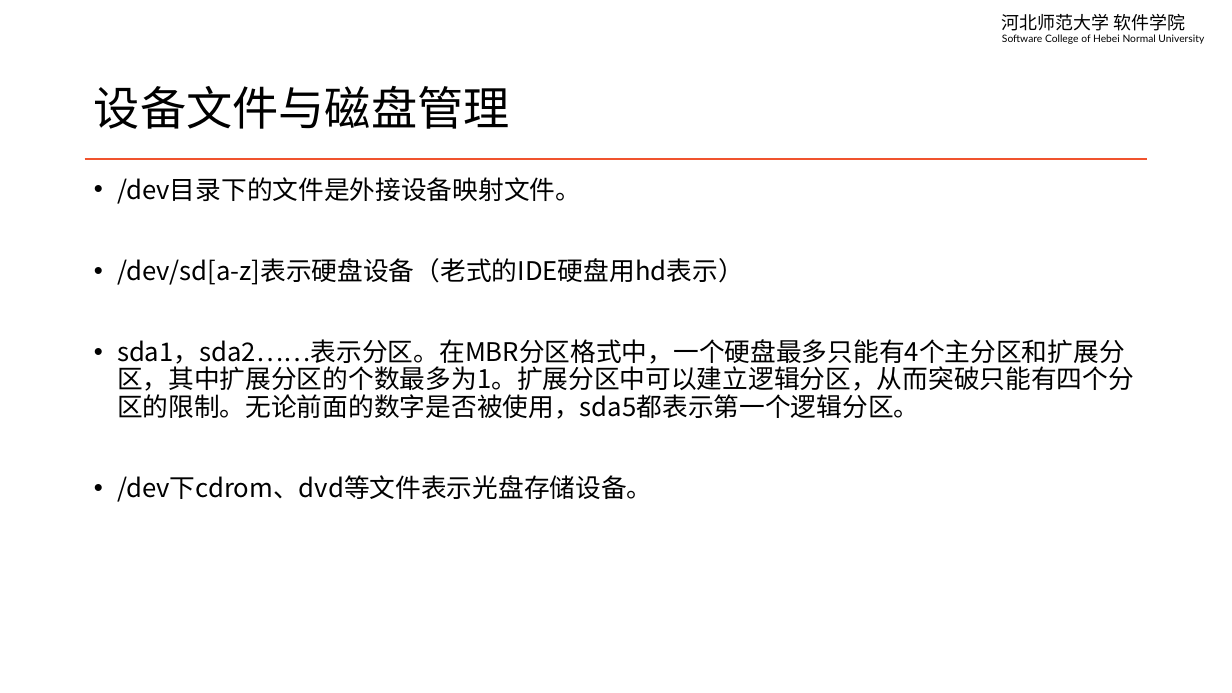
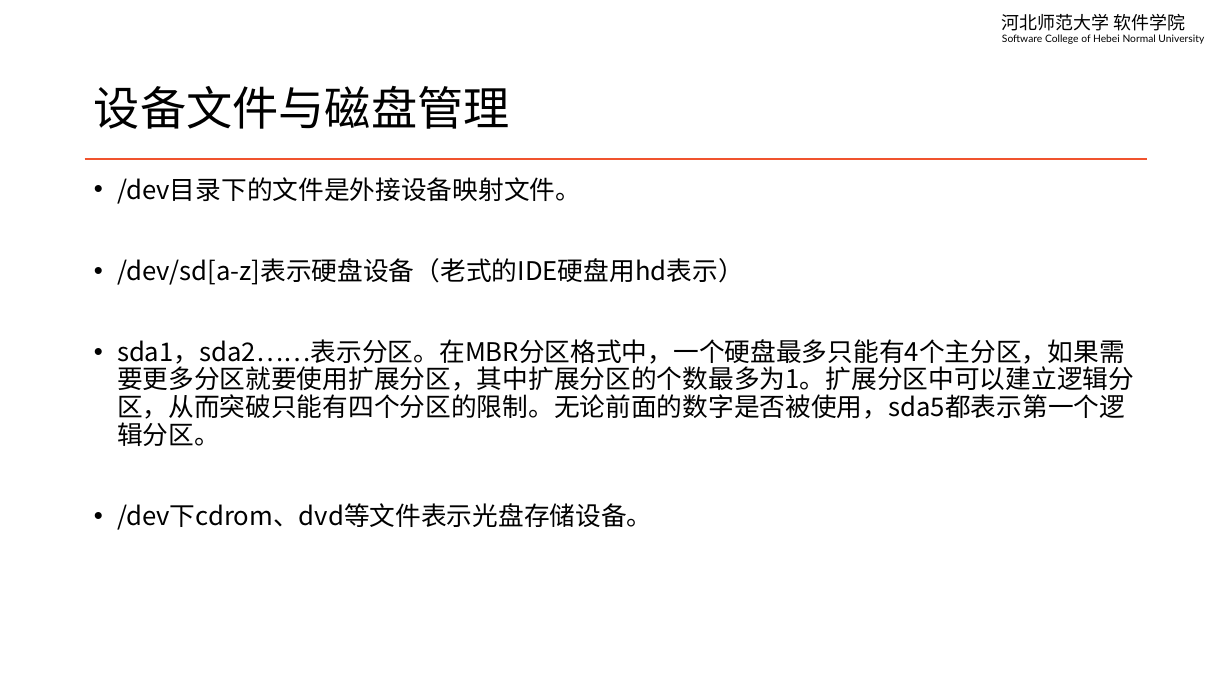
Before and after one commit to edu2act/course-linux-system, a slide deck: slide 9 of materials/slides/ch02-file-system-and-dir-architecture.pptx. Drawn at 1232x693 pixels with LibreOffice and Linux fonts; fonts in the diff are those of the drawing. Boxes give left, top, right and bottom in pixels: in the first picture for what was removed or moved away, otherwise in the second. Text is boxed around its words. In the diff, an @@ line names an element or a change of style, - is before the commit and + after.

```diff
--- a/materials/slides/ch02-file-system-and-dir-architecture.pptx
+++ b/materials/slides/ch02-file-system-and-dir-architecture.pptx
@@ text at [117, 339, 1134, 446]: text changed @@
-• sda1，sda2……表示分区。在MBR分区格式中，一个硬盘最多只能有4个主分区和扩展分区，其中扩展分区的个数最多为1。扩展分区中可以建立逻辑分区，从而突破只能有四个分区的限制。无论前面的数字是否被使用，sda5都表示第一个逻辑分区。
+• sda1，sda2……表示分区。在MBR分区格式中，一个硬盘最多只能有4个主分区，如果需要更多分区就要使用扩展分区，其中扩展分区的个数最多为1。扩展分区中可以建立逻辑分区，从而突破只能有四个分区的限制。无论前面的数字是否被使用，sda5都表示第一个逻辑分区。
```
Also in this commit, not shown: 6 other slides changed, 4 other files.
